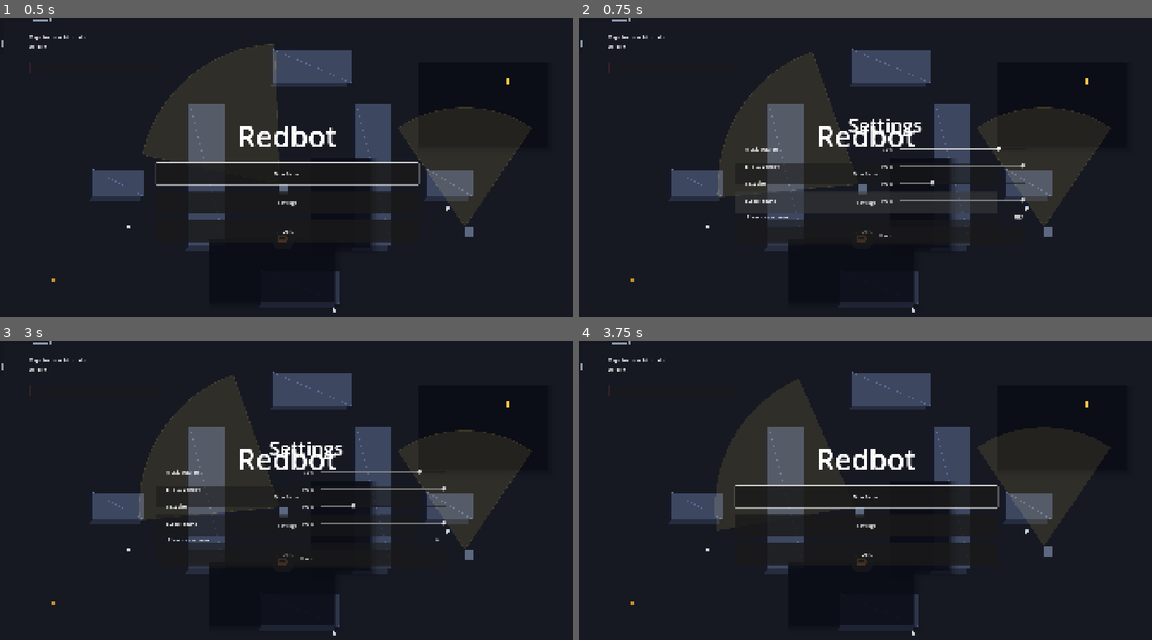
Above: before the commit, frames 1-4 (two rows, left to right).
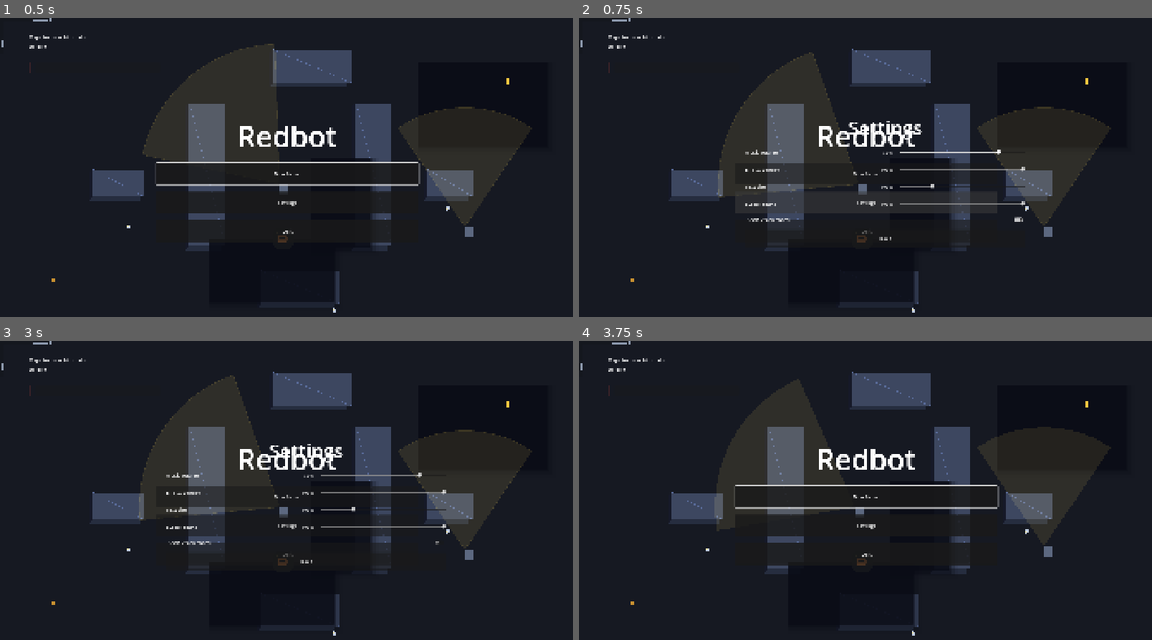
Above: after the commit, the same moments.

Repository: Test-create-ops/Redbot
Game: Godot game, scene res://scenes/main.tscn
Same seed, same stepped clock (60 frames per second), same inputs: the game is played once before the commit and once after it.
Inputs:
- Up to frame 1 (0.5 s): no input
- Up to frame 2 (0.75 s): click "Settings" at 0.5 s
- Up to frame 3 (3 s): click "New Game" at 1.25 s; click "New Game" at 2 s; click "Show vision cones" at 2.75 s
- Up to frame 4 (3.75 s): click "Back" at 3.5 s

Frame 1 is identical in both runs. In frame 2, 1.6% of the frame differs, in the area x 29-78%, y 33-75%; in frame 3, 1.6%; in frame 4, nothing differs.

Commit message:
Fix: callback menu con Callable, sfondo settings

Diff:
--- a/scripts/ui/main_menu.gd
+++ b/scripts/ui/main_menu.gd
@@ -24,10 +24,10 @@
 	vb.add_child(title)
 
 	if SaveGame.exists(0):
-		_continue_btn = _mk(vb, "Continua", L10n.t("MENU_CONTINUE"), _on_continue)
-	_mk(vb, "Nuova partita", L10n.t("MENU_NEW_GAME"), _on_new)
-	_mk(vb, "Impostazioni", L10n.t("MENU_SETTINGS"), _on_settings)
-	_mk(vb, "Esci", L10n.t("MENU_QUIT"), _on_quit)
+		_continue_btn = _mk(vb, "Continua", L10n.t("MENU_CONTINUE"), Callable(self, "_on_continue"))
+	_mk(vb, "Nuova partita", L10n.t("MENU_NEW_GAME"), Callable(self, "_on_new"))
+	_mk(vb, "Impostazioni", L10n.t("MENU_SETTINGS"), Callable(self, "_on_settings"))
+	_mk(vb, "Esci", L10n.t("MENU_QUIT"), Callable(self, "_on_quit"))
 
 	var col := vb
 	col.set_anchors_preset(Control.PRESET_FULL_RECT)
--- a/scripts/ui/settings_screen.gd
+++ b/scripts/ui/settings_screen.gd
@@ -26,7 +26,17 @@
 	vb.offset_bottom = -180.0
 	add_child(vb)
 
+	# Background dentro il VBoxContainer
+	var bg := Panel.new()
+	bg.name = "Background"
+	bg.add_theme_stylebox_override("panel", StyleBoxFlat.new())
+	(bg.get_theme_stylebox("panel") as StyleBoxFlat).bg_color = Color(0.10, 0.11, 0.14, 0.98)
+	bg.set_anchors_preset(Control.PRESET_FULL_RECT)
+	vb.add_child(bg)
+	vb.move_child(bg, 0)
+
 	var t := Label.new()
+	t.name = "Title"
 	t.name = "Title"
 	t.text = L10n.t("MENU_SETTINGS")
 	t.horizontal_alignment = HORIZONTAL_ALIGNMENT_CENTER
